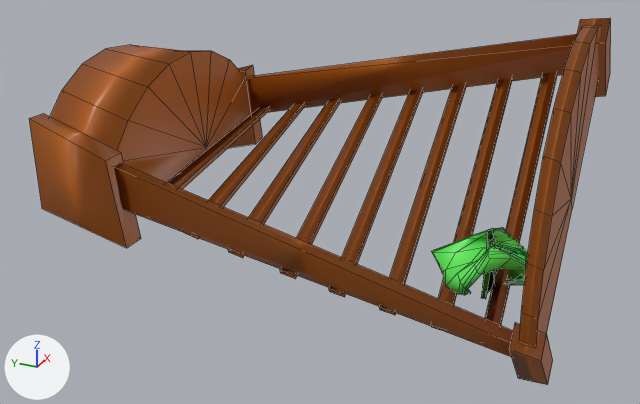
Before and after pictures for a commit that changed the FBX model Unity/Escape_Your_Dreams/Assets/Models/Bedroom/Bed4.fbx.
Camera for both pictures: a 50 mm lens placed at (-4.4, -0.98, 2.28), pointed at (-0.08, 0.97, 0.12). The lights are fixed; the arrows at lower left show +X, +Y and +Z. Mesh edges are drawn as thin lines.

The first picture shows 'Bed', 'pillow'.
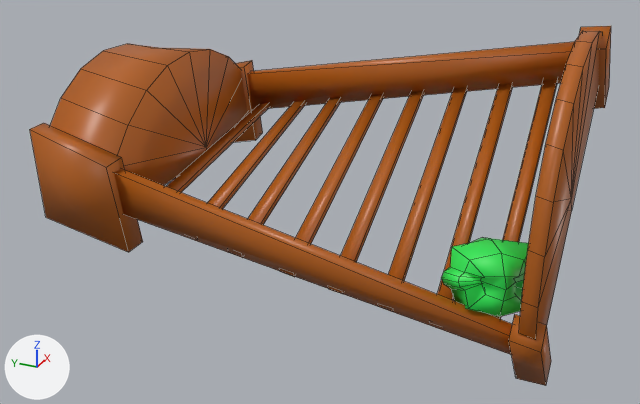
Commit message: Bed Models fixed

Location of each change, (x1, y1, x2, y2) in pixels of the pictures (640 x 404 px; the box of a moved part takes in the faces that stretch with it):
```json
{"object": "Bed", "change": "reshaped, turned, rescaled", "before": [29, 18, 611, 385], "after": [30, 26, 611, 386]}
{"object": "pillow", "change": "reshaped, moved, turned, rescaled", "before": [431, 228, 528, 299], "after": [441, 238, 528, 317]}
{"part": 1, "of": "me_cube_007", "change": "moved or reshaped", "before": [280, 94, 383, 279], "after": [166, 103, 270, 192]}
{"part": 2, "of": "me_cube_007", "change": "moved or reshaped", "before": [167, 107, 269, 189], "after": [208, 101, 306, 209]}
{"part": 3, "of": "me_cube_007", "change": "moved or reshaped", "after": [229, 98, 341, 258], "on screen": "not visible before"}
{"part": 4, "of": "me_cube_007", "change": "moved or reshaped", "before": [379, 84, 466, 315], "after": [280, 95, 384, 277]}
{"part": 5, "of": "me_cube_007", "change": "deleted", "before": [29, 18, 611, 385]}
{"part": 6, "of": "me_cube_007", "change": "built on", "before": [228, 99, 340, 258], "after": [30, 26, 611, 386]}
{"part": 7, "of": "me_cube_007", "change": "deleted", "before": [114, 34, 577, 357]}
```

Scene script edits in JSON lines:
```json
{"block": "me_cube_002", "where": "# used by ob_pillow; location = (-0.345, -0.11, 0.074); rotation_euler = (1.571, 0.0, 0.0), in degrees (90, 0, 0); scale = (0.00183, 0.000394, 0.000646)"}
{"op": "remove", "block": "me_cube_002", "code": "me_cube_002.from_pydata(...)  # 171 vertices, 160 faces; spans x -144.0..154.0, y -489.0..466.0, z -463.0..464.0"}
{"op": "add", "block": "me_cube_002", "code": "me_cube_002.from_pydata(...)  # 65 vertices, 58 faces; spans x -122.0..126.0, y -138.0..162.0, z -138.0..115.0"}
{"block": "me_cube_002", "change": "me_cube_002 part 8: the whole mesh is rebuilt"}
{"op": "remove", "block": "me_cube_002", "code": "me_cube_002.materials.append(mat_matress)  # dark green #047800"}
{"op": "remove", "block": "me_cube_002", "code": "me_cube_002.materials.append(mat_blanket)  # green #5ce759"}
{"block": "me_cube_007", "where": "# used by ob_bed; location = (-0.002, 1.234, 0.359); rotation_euler = (-1.571, -0.315, 0.0), in degrees (-90, -18, 0); scale = (0.00781, 0.01, 0.0003)"}
{"op": "remove", "block": "me_cube_007", "code": "me_cube_007.from_pydata(...)  # 184 vertices, 158 faces; spans x -111.0..110.0, y -81.0..86.0, z -5688.0..4043.0"}
{"op": "add", "block": "me_cube_007", "code": "me_cube_007.from_pydata(...)  # 184 vertices, 158 faces; spans x -87.0..89.0, y -94.0..84.0, z -121.0..171.0"}
{"block": "me_cube_007", "change": "me_cube_007 part 1: the loose piece of 8 vertices spanning x -96.0..98.0, y -4.0..23.0, z -1245.0..-973.0 is scaled about its middle by (0.782, -1.03, -0.03), then moved by (1.0, -19.0, 1058.0)"}
{"block": "me_cube_007", "change": "me_cube_007 part 2: the loose piece of 8 vertices spanning x -98.0..95.0, y -9.0..28.0, z 1549.0..1820.0 is scaled about its middle by (0.77, 1.13, 0.03), then moved by (4.0, -19.0, -1707.0)"}
{"block": "me_cube_007", "change": "me_cube_007 part 3: the loose piece of 8 vertices spanning x -97.0..93.0, y -18.0..36.0, z 2445.0..2715.0 is scaled about its middle by (0.763, 1.02, 0.0302), then moved by (5.0, -18.0, -2576.0)"}
{"block": "me_cube_007", "change": "me_cube_007 part 4: the loose piece of 8 vertices spanning x -92.0..97.0, y -21.0..39.0, z -3053.0..-2781.0 is scaled about its middle by (0.741, -1.17, -0.03), then moved by (1.0, -18.0, 2950.0)"}
{"block": "me_cube_007", "change": "me_cube_007 part 5: 11 loose pieces with 128 vertices, spanning x -111.0..110.0, y -81.0..86.0, z -5688.0..4043.0, are deleted"}
{"block": "me_cube_007", "change": "me_cube_007 part 6: 8 vertices removed from x -97.0..98.0, y 6.0..13.0, z -258.0..13.0; 152 vertices added at x -87.0..89.0, y -94.0..84.0, z -121.0..171.0"}
{"block": "me_cube_007", "change": "me_cube_007 part 7: 16 vertices removed from x -101.0..101.0, y -64.0..62.0, z -5494.0..2621.0"}
{"op": "set", "path": "ob_pillow.location", "old": "(-0.345, -0.11, 0.074)", "new": "(-0.416, -0.154, 0.046)"}
{"op": "set", "path": "ob_pillow.rotation_euler", "old": "(1.571, 0.0, 0.0)", "new": "(1.571, 0.26, 0.471)", "note": "degrees (90, 0, 0) -> degrees (90, 15, 27)"}
{"op": "set", "path": "ob_pillow.scale", "old": "(0.00183, 0.000394, 0.000646)", "new": "(0.00209, 0.0012, 0.00195)"}
{"op": "set", "path": "ob_bed.rotation_euler", "old": "(-1.571, -0.315, 0.0)", "new": "(1.571, 0.0, 0.0)", "note": "degrees (-90, -18, 0) -> degrees (90, 0, 0)"}
{"op": "set", "path": "ob_bed.scale", "old": "(0.00781, 0.01, 0.0003)", "new": "(0.01, 0.01, 0.01)"}
```
